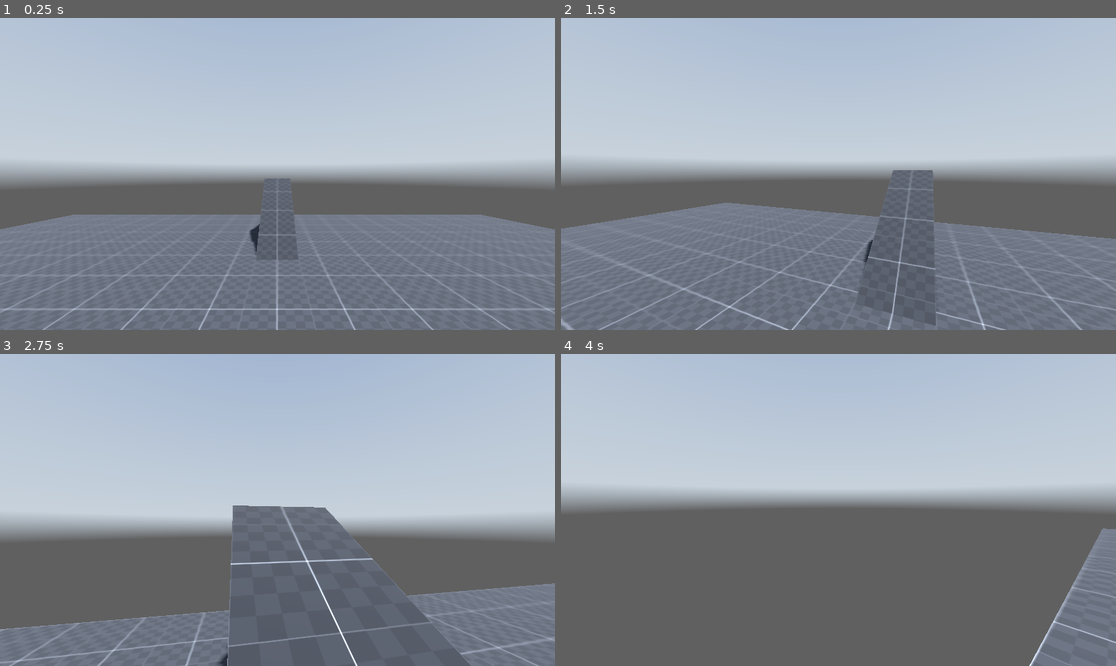
Above: before the commit, frames 1-4 (two rows, left to right).
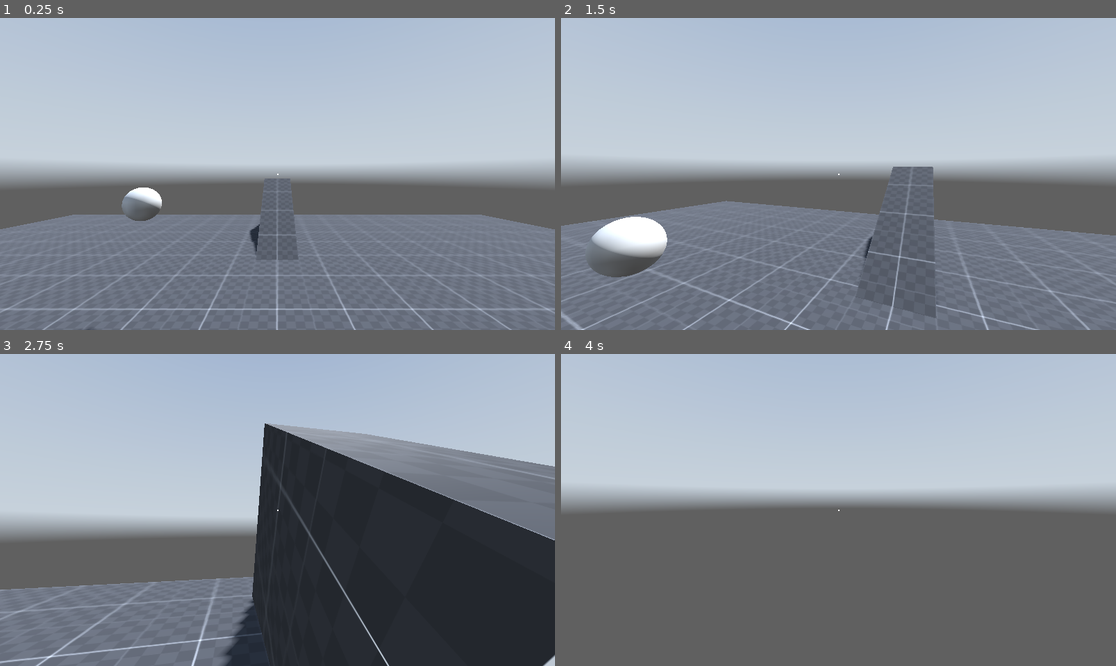
Above: after the commit, the same moments.

Repository: Silicontent/3d_movement_godot
Game: Godot game, scene res://scenes/world.tscn
Same seed, same stepped clock (60 frames per second), same inputs: the game is played once before the commit and once after it. A sky picture missing from this copy of the repository is replaced by a grey-blue gradient.
Inputs (mouse positions are in pixels of both pictures, inside the frame that each line leads up to):
- Up to frame 1 (0.25 s): no input
- Up to frame 2 (1.5 s): move the mouse to (866, 174) at 0.52 s; hold W (forward) from 0.53 s (still down); tap C (crouch) at 0.6, 1.35 s; move the mouse to (810, 174) at 1.27 s
- Up to frame 3 (2.75 s): keep holding W (forward); move the mouse to (288, 503) at 2.02 s; tap C (crouch) at 2.1 s
- Up to frame 4 (4 s): keep holding W (forward); move the mouse to (832, 516) at 2.77 s; tap C (crouch) at 2.85, 3.6 s; tap Enter at 3.5 s; move the mouse to (877, 513) at 3.52 s

The runs differ from the first frame. In frame 1, 0.5% of the frame differs, in the area x 15-51%, y 49-100%; in frame 2, 5.6%; in frame 3, 45%, in the area x 0-100%, y 22-100%; in frame 4, 4.0%.

Commit message:
Working player controller
Added WalkingCollider and CrouchingCollider to Player, flipped between so player can crouch under objects; re-added crouching head animation; added proper collision layers and masks to each physics object; added VoidArea that teleports objects back to the map when they fall; added TestBall (because he's just a little guy)

Diff:
--- /dev/null
+++ b/assets/crouching_collider.tres
@@ -0,0 +1,5 @@
+[gd_resource type="CapsuleShape3D" format=3 uid="uid://c88kvwakjr34g"]
+
+[resource]
+radius = 0.25
+height = 1.0
--- a/assets/walking_collider.tres
+++ b/assets/walking_collider.tres
@@ -1,3 +1,4 @@
 [gd_resource type="CapsuleShape3D" format=3 uid="uid://cr555uddpj0rk"]
 
 [resource]
+radius = 0.25
--- a/project.godot
+++ b/project.godot
@@ -67,3 +67,10 @@
 "events": [Object(InputEventKey,"resource_local_to_scene":false,"resource_name":"","device":-1,"window_id":0,"alt_press …(195 unchanged characters)…
 ]
 }
+
+[layer_names]
+
+3d_physics/layer_1="player"
+3d_physics/layer_2="stage"
+3d_physics/layer_3="object"
+3d_physics/layer_4="enemy"
--- a/scenes/player.tscn
+++ b/scenes/player.tscn
@@ -1,14 +1,21 @@
-[gd_scene load_steps=3 format=3 uid="uid://uto1ebtejtxa"]
+[gd_scene load_steps=4 format=3 uid="uid://uto1ebtejtxa"]
 
-[ext_resource type="Script" uid="uid://orcm0gu6kbrp" path="res://scripts/player.gd" id="1_3vyb7"]
+[ext_resource type="Script" uid="uid://orcm0gu6kbrp" path="res://scripts/player/player.gd" id="1_3vyb7"]
 [ext_resource type="Shape3D" uid="uid://cr555uddpj0rk" path="res://assets/walking_collider.tres" id="2_g2els"]
+[ext_resource type="Shape3D" uid="uid://c88kvwakjr34g" path="res://assets/crouching_collider.tres" id="3_qhqgy"]
 
 [node name="Player" type="CharacterBody3D"]
+collision_mask = 14
 script = ExtResource("1_3vyb7")
 
-[node name="CollisionShape3D" type="CollisionShape3D" parent="."]
+[node name="WalkingCollider" type="CollisionShape3D" parent="."]
 transform = Transform3D(1, 0, 0, 0, 1, 0, 0, 0, 1, 0, 1, 0)
 shape = ExtResource("2_g2els")
+
+[node name="CrouchingCollider" type="CollisionShape3D" parent="."]
+transform = Transform3D(1, 0, 0, 0, 1, 0, 0, 0, 1, 0, 0.5, 0)
+shape = ExtResource("3_qhqgy")
+disabled = true
 
 [node name="Head" type="Node3D" parent="."]
 transform = Transform3D(1, 0, 0, 0, 1, 0, 0, 0, 1, 0, 1.8, 0)
@@ -19,5 +26,4 @@
 [node name="RoofRay" type="RayCast3D" parent="."]
 transform = Transform3D(1, 0, 0, 0, 1, 0, 0, 0, 1, 0, 1, 0)
 target_position = Vector3(0, 1, 0)
-hit_from_inside = true
-collide_with_areas = true
+collision_mask = 14
--- a/scenes/world.tscn
+++ b/scenes/world.tscn
@@ -1,10 +1,21 @@
-[gd_scene load_steps=9 format=3 uid="uid://j1qfwaml0kb4"]
+[gd_scene load_steps=14 format=3 uid="uid://j1qfwaml0kb4"]
 
 [ext_resource type="Material" uid="uid://bwi4amqkytg4l" path="res://assets/debug_material.tres" id="1_71j4m"]
 [ext_resource type="Texture2D" uid="uid://cw5i0mqr6ndtd" path="res://assets/kloofendal_48d_partly_cloudy_puresky_2k.hdr" id="1_nnsk1"]
 [ext_resource type="PackedScene" uid="uid://uto1ebtejtxa" path="res://scenes/player.tscn" id="3_4wyf3"]
+[ext_resource type="Script" uid="uid://dj00aegjjg7k7" path="res://scripts/void_area.gd" id="3_qfnet"]
 [ext_resource type="Script" uid="uid://bdjbgd1eqlgxc" path="res://scripts/hud.gd" id="4_71j4m"]
 [ext_resource type="PackedScene" uid="uid://dn3q1ama7vuvg" path="res://scenes/pause.tscn" id="4_k0juu"]
+
+[sub_resource type="PhysicsMaterial" id="PhysicsMaterial_71j4m"]
+bounce = 1.0
+
+[sub_resource type="SphereMesh" id="SphereMesh_71j4m"]
+radius = 0.25
+height = 0.5
+
+[sub_resource type="SphereShape3D" id="SphereShape3D_qfnet"]
+radius = 0.25
 
 [sub_resource type="PanoramaSkyMaterial" id="PanoramaSkyMaterial_rwgxs"]
 panorama = ExtResource("1_nnsk1")
@@ -17,6 +28,9 @@
 sky = SubResource("Sky_4wyf3")
 tonemap_mode = 2
 
+[sub_resource type="BoxShape3D" id="BoxShape3D_qfnet"]
+size = Vector3(100, 0.5, 100)
+
 [node name="World" type="Node3D"]
 
 [node name="Stage" type="Node3D" parent="."]
@@ -24,50 +38,78 @@
 [node name="CSGBox3D" type="CSGBox3D" parent="Stage"]
 transform = Transform3D(1, 0, 0, 0, 1, 0, 0, 0, 1, 0, -0.5, 0)
 use_collision = true
+collision_layer = 2
+collision_mask = 5
 size = Vector3(20, 0.05, 20)
 material = ExtResource("1_71j4m")
 
 [node name="CSGBox3D2" type="CSGBox3D" parent="Stage"]
 transform = Transform3D(1, 0, 0, 0, 0.865894, -0.500227, 0, 0.500227, 0.865894, 0, -0.704426, -6.90684)
 use_collision = true
+collision_layer = 2
+collision_mask = 5
 size = Vector3(1, 2.56006, 3.78027)
 material = ExtResource("1_71j4m")
 
 [node name="CSGBox3D3" type="CSGBox3D" parent="Stage"]
 transform = Transform3D(1, 0, 0, 0, 1, 0, 0, 0, 1, 2, 0.760284, 3)
 use_collision = true
+collision_layer = 2
+collision_mask = 5
 size = Vector3(0.157227, 2.52057, 1)
 material = ExtResource("1_71j4m")
 
 [node name="CSGBox3D4" type="CSGBox3D" parent="Stage"]
 transform = Transform3D(1, 0, 0, 0, 1, 0, 0, 0, 1, 0.691269, 0.760284, 3)
 use_collision = true
+collision_layer = 2
+collision_mask = 5
 size = Vector3(0.157227, 2.52057, 1)
 material = ExtResource("1_71j4m")
 
 [node name="CSGBox3D5" type="CSGBox3D" parent="Stage"]
 transform = Transform3D(-4.37114e-08, 1, 0, -1, -4.37114e-08, 0, 0, 0, 1, 1.35474, 1.35686, 3)
 use_collision = true
+collision_layer = 2
+collision_mask = 5
 size = Vector3(0.157227, 1.40039, 1.07422)
 material = ExtResource("1_71j4m")
 
 [node name="CSGBox3D6" type="CSGBox3D" parent="Stage"]
 transform = Transform3D(1, 0, 0, 0, 1, 0, 0, 0, 1, 0.287909, 0.760284, 3)
 use_collision = true
+collision_layer = 2
+collision_mask = 5
 size = Vector3(0.157227, 2.52057, 1)
 material = ExtResource("1_71j4m")
 
 [node name="CSGBox3D7" type="CSGBox3D" parent="Stage"]
 transform = Transform3D(1, 0, 0, 0, 1, 0, 0, 0, 1, -1.02082, 0.760284, 3)
 use_collision = true
+collision_layer = 2
+collision_mask = 5
 size = Vector3(0.157227, 2.52057, 1)
 material = ExtResource("1_71j4m")
 
 [node name="CSGBox3D8" type="CSGBox3D" parent="Stage"]
 transform = Transform3D(-4.37114e-08, 1, 0, -1, -4.37114e-08, 0, 0, 0, 1, -0.357351, 1.10325, 3)
 use_collision = true
+collision_layer = 2
+collision_mask = 5
 size = Vector3(0.157227, 1.40039, 1.07422)
 material = ExtResource("1_71j4m")
+
+[node name="TestBall" type="RigidBody3D" parent="Stage"]
+transform = Transform3D(1, 0, 0, 0, 1, 0, 0, 0, 1, -2.01134, 1.35745, -3.04048)
+collision_layer = 4
+collision_mask = 3
+physics_material_override = SubResource("PhysicsMaterial_71j4m")
+
+[node name="MeshInstance3D" type="MeshInstance3D" parent="Stage/TestBall"]
+mesh = SubResource("SphereMesh_71j4m")
+
+[node name="CollisionShape3D" type="CollisionShape3D" parent="Stage/TestBall"]
+shape = SubResource("SphereShape3D_qfnet")
 
 [node name="Environment" type="Node3D" parent="."]
 
@@ -78,10 +120,44 @@
 transform = Transform3D(-0.866023, -0.433016, 0.250001, 0, 0.499998, 0.866027, -0.500003, 0.749999, -0.43301, 0, 0, 0)
 shadow_enabled = true
 
+[node name="VoidArea" type="Area3D" parent="Environment"]
+transform = Transform3D(1, 0, 0, 0, 1, 0, 0, 0, 1, 0, -50, 0)
+collision_layer = 15
+collision_mask = 15
+script = ExtResource("3_qfnet")
+
+[node name="CollisionShape3D" type="CollisionShape3D" parent="Environment/VoidArea"]
+shape = SubResource("BoxShape3D_qfnet")
+
 [node name="Player" parent="." instance=ExtResource("3_4wyf3")]
 
 [node name="HUD" type="CanvasLayer" parent="."]
 script = ExtResource("4_71j4m")
 
+[node name="Overlay" type="Control" parent="HUD"]
+layout_mode = 3
+anchors_preset = 15
+anchor_right = 1.0
+anchor_bottom = 1.0
+grow_horizontal = 2
+grow_vertical = 2
+mouse_filter = 2
+
+[node name="Reticle" type="ColorRect" parent="HUD/Overlay"]
+layout_mode = 1
+anchors_preset = 8
+anchor_left = 0.5
+anchor_top = 0.5
+anchor_right = 0.5
+anchor_bottom = 0.5
+offset_left = -2.5
+offset_top = -2.5
+offset_right = 2.5
+offset_bottom = 2.5
+grow_horizontal = 2
+grow_vertical = 2
+
 [node name="Pause" parent="HUD" instance=ExtResource("4_k0juu")]
 visible = false
+
+[connection signal="body_entered" from="Environment/VoidArea" to="Environment/VoidArea" method="_on_body_entered"]
--- a/scripts/player.gd
+++ b/scripts/player/player.gd
@@ -5,6 +5,10 @@
 
 # head/camera of the player
 @onready var head := $Head
+
+# collision shapes for each movement state
+@onready var walking_collider := $WalkingCollider
+@onready var crouching_collider := $CrouchingCollider
 
 # checks for collisions with the ceiling, used for determining if
 # the player can un-crouch or not
@@ -21,7 +25,9 @@
 const HEAD_MOVE_MULTIPLIER := 15.0
 
 # value used when actually calculating movement
-var current_speed := 5.0
+var current_speed := WALKING_SPEED
+# value used when determining how high or low the player's head should be
+var current_head_depth := WALKING_DEPTH
 # current movement state (walking or crouching?)
 var crouching := false
 
@@ -41,19 +47,24 @@
 
 # MOVEMENT ====================================================================
 func _physics_process(delta: float) -> void:
-	# toggle-able crouching
+	# toggleable crouching
 	if Input.is_action_just_pressed("crouch"):
 		if crouching and not roof_ray.is_colliding():
 			# only stand up if there isn't anything above them (such as a ceiling)
 			current_speed = WALKING_SPEED
-			head.position.y = WALKING_DEPTH
+			current_head_depth = WALKING_DEPTH
+			crouching = not crouching
+			swap_colliders()
 		elif not crouching:
 			# make the player crouch
 			current_speed = CROUCHING_SPEED
-			head.position.y = CROUCHING_DEPTH
+			current_head_depth = CROUCHING_DEPTH
+			crouching = not crouching
+			swap_colliders()
 
-		# flip state
-		crouching = not crouching
+	# move head based on current state
+	# TODO: move basically all this logic to a FSM
+	head.position.y = lerp(head.position.y, current_head_depth, delta * HEAD_MOVE_MULTIPLIER)
 
 	# apply gravity
 	if not is_on_floor():
@@ -77,9 +88,11 @@
 
 	move_and_slide()
 
-	# DEBUG: reset player position after a certain Y-level
-	if global_position.y <= -50.0:
-		global_position = Vector3.ZERO
+
+# flip the current collider
+func swap_colliders() -> void:
+	walking_collider.disabled = not walking_collider.disabled
+	crouching_collider.disabled = not crouching_collider.disabled
 
 
 # LOOKING AROUND ==============================================================
--- /dev/null
+++ b/scripts/void_area.gd
@@ -0,0 +1,6 @@
+extends Area3D
+
+
+# reset any objects that fall back to the top of the map
+func _on_body_entered(body: Node3D) -> void:
+	body.global_position = Vector3.ZERO
Renamed: scripts/player.gd.uid -> scripts/player/player.gd.uid
Not shown, added: scripts/void_area.gd.uid
